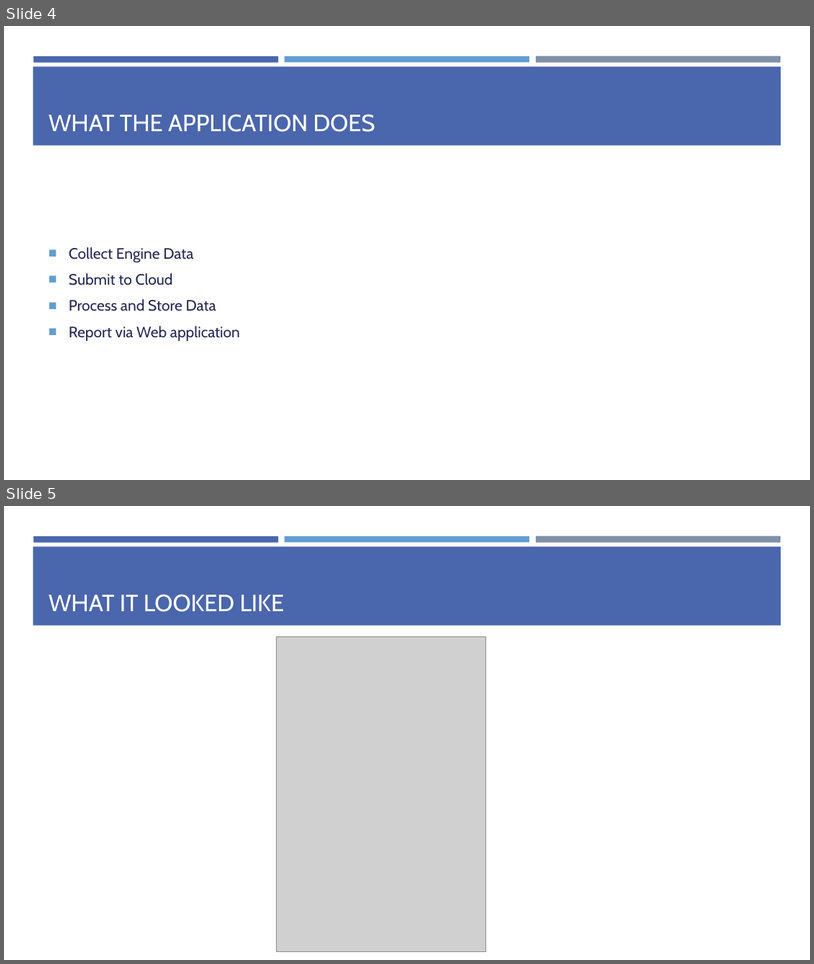
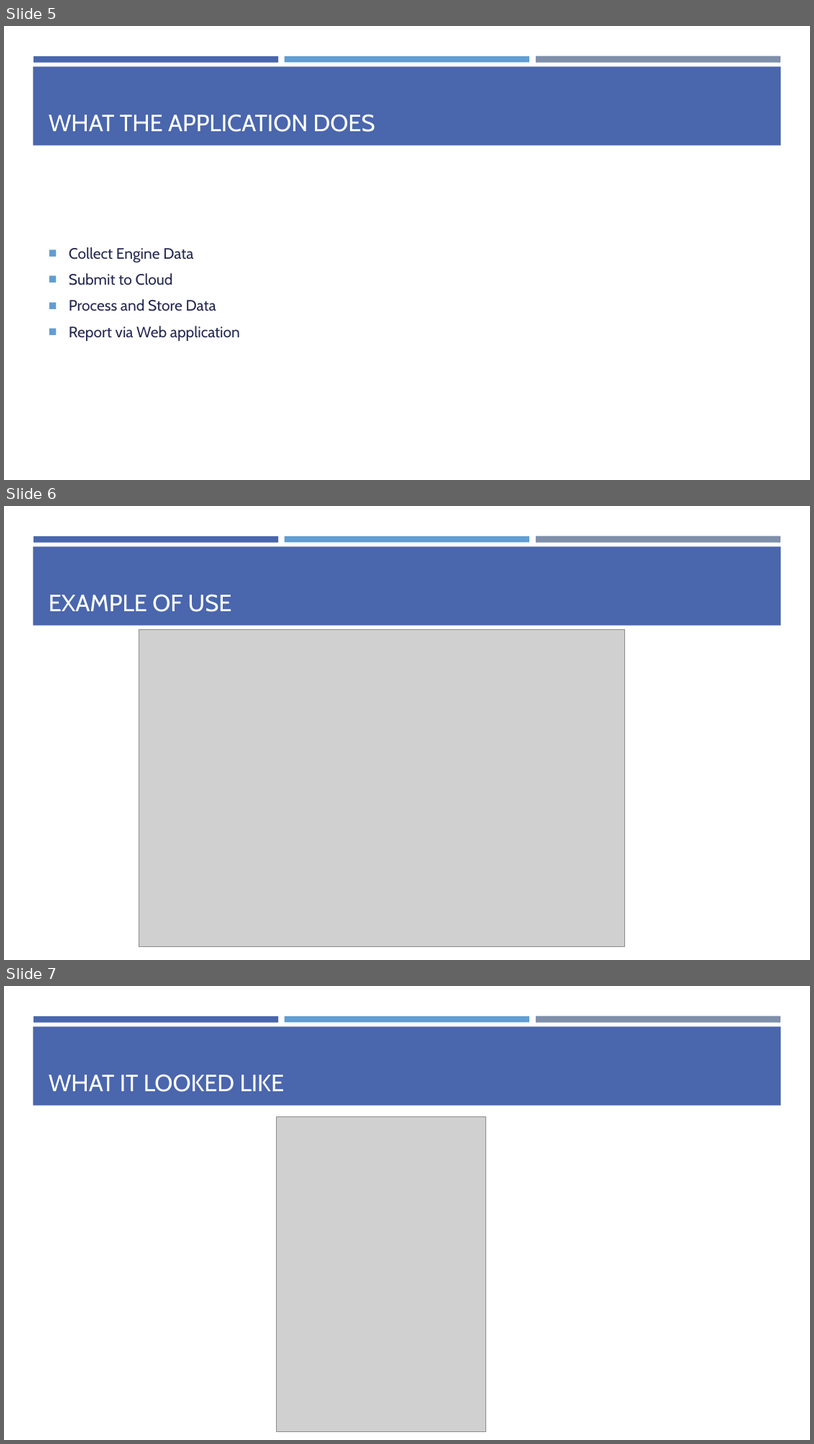
Before and after one commit to zaudtke/IoTPresentation, a slide deck: IoTPresentation.pptx. Shown one above the other, each under a label of ours: slides 4 and 5 before the commit, slides 5, 6 and 7 after it. The pictures are 814x964 and 814x1444 pixels, drawn with LibreOffice and Linux fonts; fonts in the diff are those of the drawing; grey boxes stand for pictures. Boxes give left, top, right and bottom in pixels: in the first picture for what was removed or moved away, otherwise in the second. Text is boxed around its words. In the diff, an @@ line names an element or a change of style, - is before the commit and + after.

```diff
--- a/IoTPresentation.pptx
+++ b/IoTPresentation.pptx
@@ slide 6 added at box(4, 506, 810, 960), background #FFFFFF; not listed: 4 template elements that a slide beside it also shows @@
@@ title added at box(49, 594, 232, 612), 28 pt, text #FFFFFF @@
+EXAMPLE OF USE
@@ picture added at box(139, 629, 625, 947) @@
@@ what was slide 4 is now slide 5 @@
@@ what was slide 5 is now slide 7 @@
```
Also in this commit, not shown: 4 slides changed, 2 other slides added, 2 slides removed, 1 other file.
